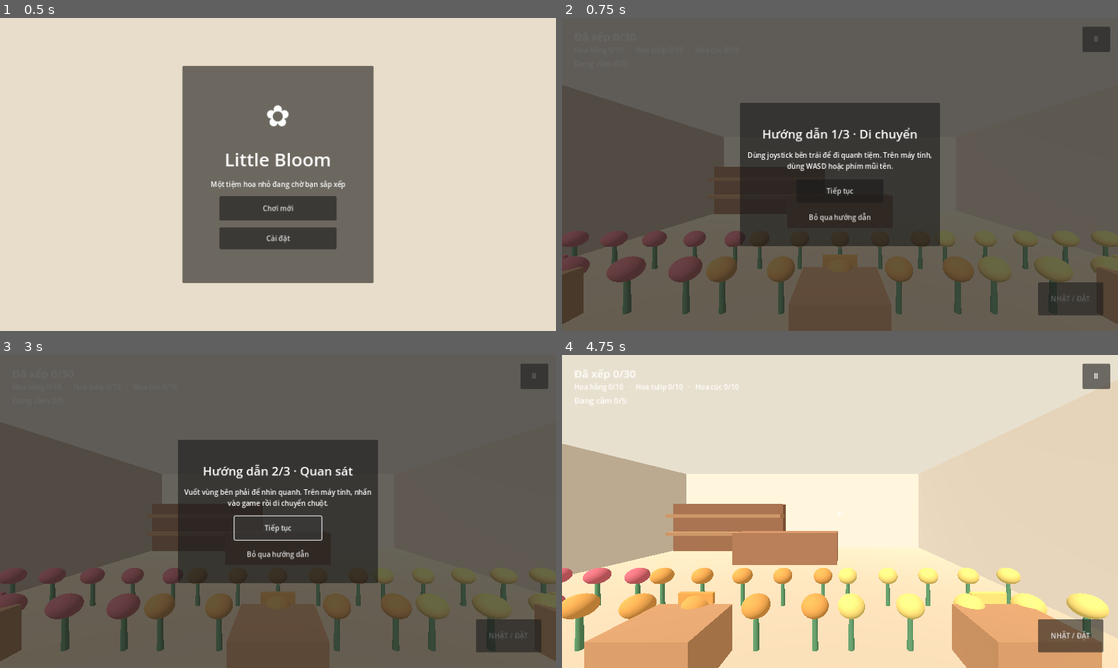
Above: before the commit, frames 1-4 (two rows, left to right).
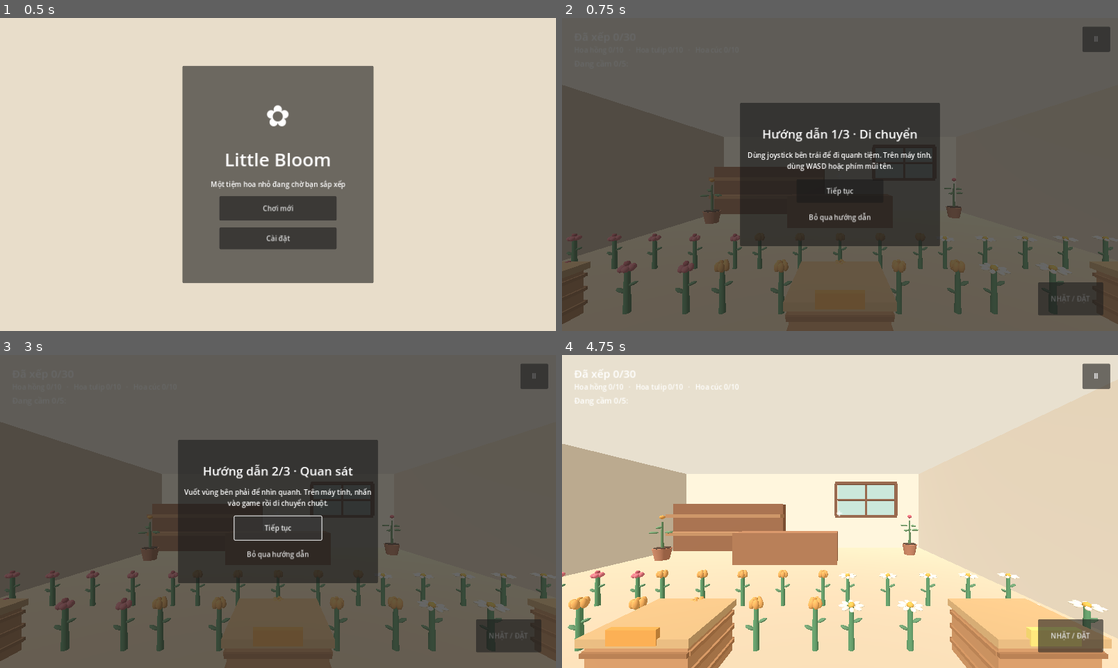
Above: after the commit, the same moments.

Repository: Phonng/tidy-up-little-bloom
Game: Godot game, scene res://scenes/main_menu.tscn
Same seed, same stepped clock (60 frames per second), same inputs: the game is played once before the commit and once after it.
Inputs (mouse positions are in pixels of both pictures, inside the frame that each line leads up to):
- Up to frame 1 (0.5 s): no input
- Up to frame 2 (0.75 s): click "Chơi mới" at 0.5 s
- Up to frame 3 (3 s): click "NHẶT / ĐẶT" at 1.25 s; click "Ⅱ" at 2 s; click "Tiếp tục" at 2.75 s
- Up to frame 4 (4.75 s): click "Bỏ qua hướng dẫn" at 3.5 s; tap Enter at 4.25 s; move the mouse to (962, 495) at 4.27 s; hold Right (ui_right) from 4.28 s (still down); tap E at 4.35 s; click (962, 495) at 4.42 s

Frame 1 is identical in both runs. In frame 2, 4.2% of the frame differs, in the area x 0-100%, y 51-100%; in frame 3, 4.2%; in frame 4, 12%, in the area x 0-99%, y 40-100%.

Commit message:
Add original low-poly flower shop art pass

Diff:
--- a/scripts/basket.gd
+++ b/scripts/basket.gd
@@ -27,11 +27,18 @@
 	body.position.y = 0.26
 	body.material_override = _material(Color("#c99465"))
 	add_child(body)
+	for level in 3:
+		var slat_y := 0.12 + float(level) * 0.15
+		_add_wood_slat(Vector3(0, slat_y, 0.335), Vector3(0.82, 0.035, 0.035), Color("#a9774e"))
+		_add_wood_slat(Vector3(0, slat_y, -0.335), Vector3(0.82, 0.035, 0.035), Color("#a9774e"))
+		_add_wood_slat(Vector3(0.405, slat_y, 0), Vector3(0.035, 0.035, 0.65), Color("#b98558"))
+		_add_wood_slat(Vector3(-0.405, slat_y, 0), Vector3(0.035, 0.035, 0.65), Color("#b98558"))
+	_add_wood_slat(Vector3(0, 0.52, 0), Vector3(0.86, 0.07, 0.72), Color("#d6b17c"))
 	var label := MeshInstance3D.new()
 	var label_mesh := BoxMesh.new()
 	label_mesh.size = Vector3(0.38, 0.12, 0.04)
 	label.mesh = label_mesh
-	label.position = Vector3(0, 0.57, -0.34)
+	label.position = Vector3(0, 0.57, 0.35)
 	label.material_override = _material(tint)
 	add_child(label)
 	contents_root = Node3D.new()
@@ -83,3 +90,12 @@
 	material.albedo_color = color
 	material.roughness = 0.9
 	return material
+
+func _add_wood_slat(at: Vector3, size: Vector3, color: Color) -> void:
+	var slat := MeshInstance3D.new()
+	var slat_mesh := BoxMesh.new()
+	slat_mesh.size = size
+	slat.mesh = slat_mesh
+	slat.position = at
+	slat.material_override = _material(color)
+	add_child(slat)
--- a/scripts/flower.gd
+++ b/scripts/flower.gd
@@ -28,14 +28,9 @@
 	stem.position.y = 0.23
 	stem.material_override = _material(Color("#5c9567"))
 	add_child(stem)
-	var bloom := MeshInstance3D.new()
-	var bloom_mesh := SphereMesh.new()
-	bloom_mesh.radius = 0.15
-	bloom_mesh.height = 0.25
-	bloom.mesh = bloom_mesh
-	bloom.position.y = 0.48
-	bloom.material_override = _material(tint)
-	add_child(bloom)
+	_add_leaf(Vector3(-0.07, 0.24, 0), -24.0)
+	_add_leaf(Vector3(0.07, 0.32, 0), 24.0)
+	_add_flower_head()
 
 func interact(_actor: Node) -> void:
 	if GameState.pickup(flower_id):
@@ -44,6 +39,61 @@
 func focus_text() -> String:
 	return "Nhặt " + GameState.type_name(flower_type)
 
+func _add_leaf(at: Vector3, angle: float) -> void:
+	var leaf := MeshInstance3D.new()
+	var mesh := SphereMesh.new()
+	mesh.radial_segments = 8
+	mesh.rings = 4
+	leaf.mesh = mesh
+	leaf.scale = Vector3(0.11, 0.035, 0.055)
+	leaf.position = at
+	leaf.rotation_degrees.z = angle
+	leaf.material_override = _material(Color("#65936a"))
+	add_child(leaf)
+
+func _add_flower_head() -> void:
+	match flower_type:
+		"daisy":
+			for petal_index in 8:
+				var angle := TAU * float(petal_index) / 8.0
+				var petal := _make_lobe(Color("#fff3dc"), Vector3(0.10, 0.035, 0.055))
+				petal.position = Vector3(cos(angle) * 0.095, 0.48, sin(angle) * 0.095)
+				petal.rotation.y = -angle
+				add_child(petal)
+			var center := _make_lobe(Color("#e7b84f"), Vector3(0.075, 0.065, 0.075))
+			center.position.y = 0.49
+			add_child(center)
+		"tulip":
+			for petal_index in 5:
+				var angle := TAU * float(petal_index) / 5.0
+				var petal := _make_lobe(tint.lightened(0.08), Vector3(0.072, 0.115, 0.065))
+				petal.position = Vector3(cos(angle) * 0.045, 0.51, sin(angle) * 0.045)
+				petal.rotation.z = cos(angle) * 0.16
+				petal.rotation.x = sin(angle) * 0.16
+				add_child(petal)
+			var center := _make_lobe(tint.darkened(0.12), Vector3(0.055, 0.105, 0.05))
+			center.position.y = 0.52
+			add_child(center)
+		_:
+			for petal_index in 6:
+				var angle := TAU * float(petal_index) / 6.0
+				var petal := _make_lobe(tint.lightened(0.1), Vector3(0.075, 0.07, 0.07))
+				petal.position = Vector3(cos(angle) * 0.045, 0.49, sin(angle) * 0.045)
+				add_child(petal)
+			var center := _make_lobe(tint.darkened(0.1), Vector3(0.06, 0.055, 0.06))
+			center.position.y = 0.54
+			add_child(center)
+
+func _make_lobe(color: Color, size: Vector3) -> MeshInstance3D:
+	var lobe := MeshInstance3D.new()
+	var mesh := SphereMesh.new()
+	mesh.radial_segments = 8
+	mesh.rings = 4
+	lobe.mesh = mesh
+	lobe.scale = size
+	lobe.material_override = _material(color)
+	return lobe
+
 func _material(color: Color) -> StandardMaterial3D:
 	var material := StandardMaterial3D.new()
 	material.albedo_color = color
--- a/scripts/main.gd
+++ b/scripts/main.gd
@@ -37,6 +37,10 @@
 	_add_box("Shelf", Vector3(4.2, 1.8, 0.35), Vector3(-2.7, 0.9, -4.25), Color("#9a694a"), true)
 	_add_box("ShelfBoard1", Vector3(4.2, 0.12, 0.5), Vector3(-2.7, 0.7, -4.0), Color("#bc8b62"), true)
 	_add_box("ShelfBoard2", Vector3(4.2, 0.12, 0.5), Vector3(-2.7, 1.35, -4.0), Color("#bc8b62"), true)
+	_add_window()
+	_add_potted_plant(Vector3(4.05, 0, -3.55), Color("#d96b78"))
+	_add_potted_plant(Vector3(-4.05, 0, -2.75), Color("#e6a34e"))
+	_add_box("WelcomeMat", Vector3(2.4, 0.035, 1.0), Vector3(0, 0.02, 4.2), Color("#9e7064"), false)
 
 func _build_level_objects() -> void:
 	var types: Array[String] = ["rose", "tulip", "daisy"]
@@ -63,6 +67,66 @@
 	player.position = Vector3(0, 0, 3.7)
 	add_child(player)
 
+func _add_window() -> void:
+	var center := Vector3(2.65, 2.0, -4.78)
+	_add_box("WindowGlass", Vector3(2.35, 1.25, 0.05), center, Color("#b9d9d4"), false)
+	_add_box("WindowFrameTop", Vector3(2.55, 0.12, 0.12), center + Vector3(0, 0.69, 0.04), Color("#8a6048"), false)
+	_add_box("WindowFrameBottom", Vector3(2.55, 0.12, 0.12), center + Vector3(0, -0.69, 0.04), Color("#8a6048"), false)
+	_add_box("WindowFrameLeft", Vector3(0.12, 1.3, 0.12), center + Vector3(-1.25, 0, 0.04), Color("#8a6048"), false)
+	_add_box("WindowFrameRight", Vector3(0.12, 1.3, 0.12), center + Vector3(1.25, 0, 0.04), Color("#8a6048"), false)
+	_add_box("WindowMullion", Vector3(0.08, 1.22, 0.08), center + Vector3(0, 0, 0.08), Color("#8a6048"), false)
+	_add_box("WindowCrossbar", Vector3(2.35, 0.07, 0.08), center + Vector3(0, 0, 0.08), Color("#8a6048"), false)
+
+func _add_potted_plant(at: Vector3, flower_color: Color) -> void:
+	var pot := MeshInstance3D.new()
+	var pot_mesh := CylinderMesh.new()
+	pot_mesh.top_radius = 0.25
+	pot_mesh.bottom_radius = 0.18
+	pot_mesh.height = 0.36
+	pot.mesh = pot_mesh
+	pot.position = at + Vector3(0, 0.18, 0)
+	pot.material_override = _material(Color("#bd8062"))
+	add_child(pot)
+	var soil := MeshInstance3D.new()
+	var soil_mesh := CylinderMesh.new()
+	soil_mesh.top_radius = 0.21
+	soil_mesh.bottom_radius = 0.21
+	soil_mesh.height = 0.025
+	soil.mesh = soil_mesh
+	soil.position = at + Vector3(0, 0.37, 0)
+	soil.material_override = _material(Color("#594537"))
+	add_child(soil)
+	var stem := MeshInstance3D.new()
+	var stem_mesh := CylinderMesh.new()
+	stem_mesh.top_radius = 0.025
+	stem_mesh.bottom_radius = 0.04
+	stem_mesh.height = 0.82
+	stem.mesh = stem_mesh
+	stem.position = at + Vector3(0, 0.78, 0)
+	stem.material_override = _material(Color("#648b60"))
+	add_child(stem)
+	for index in 5:
+		var angle := TAU * float(index) / 5.0
+		var leaf := MeshInstance3D.new()
+		var leaf_mesh := SphereMesh.new()
+		leaf_mesh.radial_segments = 8
+		leaf_mesh.rings = 4
+		leaf.mesh = leaf_mesh
+		leaf.scale = Vector3(0.25, 0.07, 0.12)
+		leaf.position = at + Vector3(cos(angle) * 0.2, 0.86 + float(index % 2) * 0.16, sin(angle) * 0.2)
+		leaf.rotation.y = -angle
+		leaf.material_override = _material(Color("#739b70"))
+		add_child(leaf)
+	var bloom := MeshInstance3D.new()
+	var bloom_mesh := SphereMesh.new()
+	bloom_mesh.radial_segments = 8
+	bloom_mesh.rings = 4
+	bloom.mesh = bloom_mesh
+	bloom.scale = Vector3(0.15, 0.12, 0.15)
+	bloom.position = at + Vector3(0, 1.34, 0)
+	bloom.material_override = _material(flower_color)
+	add_child(bloom)
+
 func _add_box(object_name: String, size: Vector3, at: Vector3, color: Color, solid: bool) -> void:
 	var node: Node3D
 	if solid:
@@ -87,3 +151,9 @@
 	visual.material_override = material
 	node.add_child(visual)
 	add_child(node)
+
+func _material(color: Color) -> StandardMaterial3D:
+	var material := StandardMaterial3D.new()
+	material.albedo_color = color
+	material.roughness = 0.9
+	return material
Not shown, changed: ASSET_LEDGER.md
Not shown, changed: ROADMAP_CHECKLIST.md
